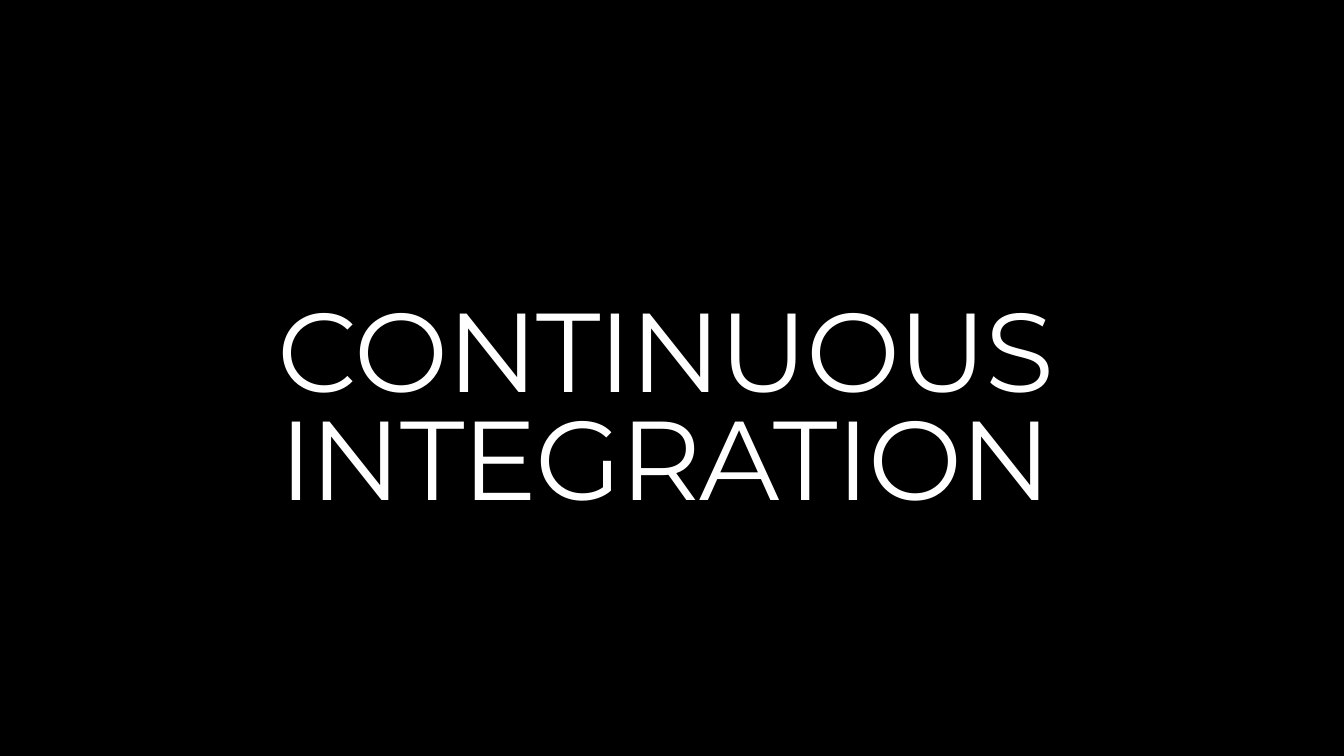
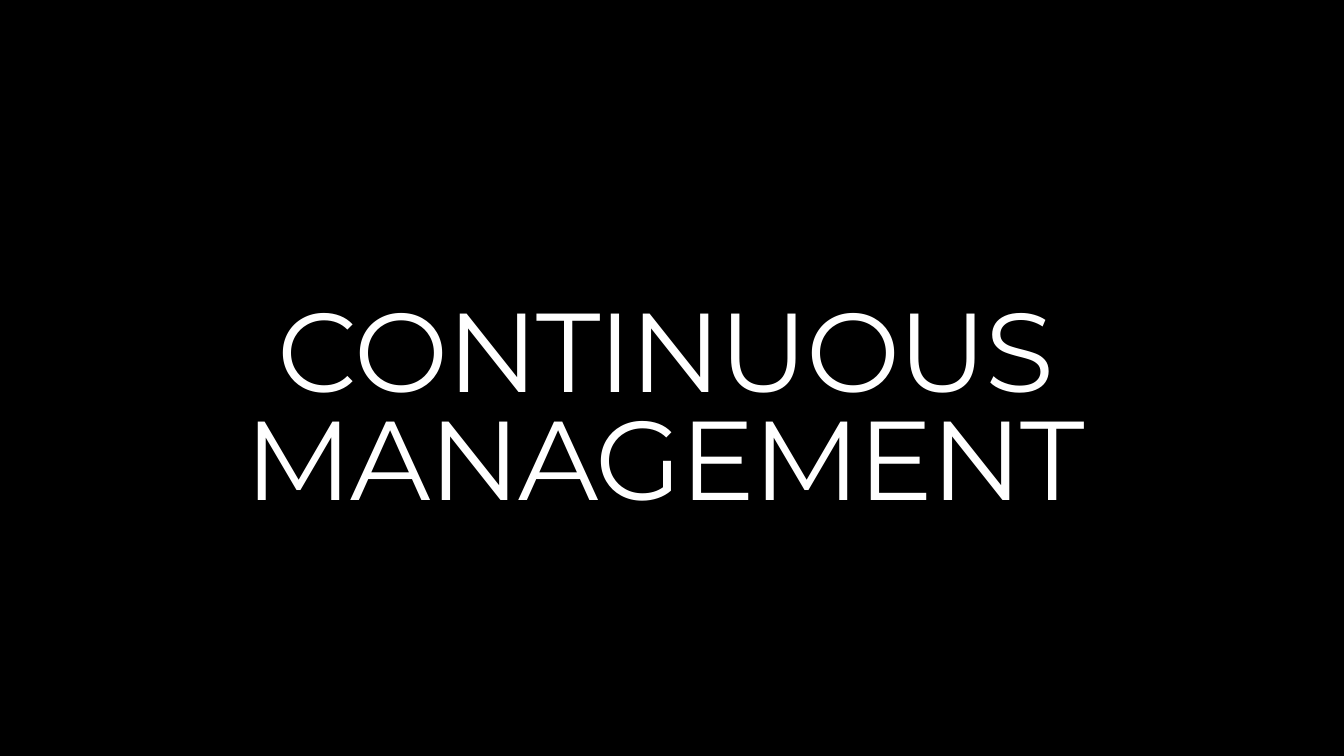
Before and after one commit to endless-upgrade/DevOpsHours, a slide deck: slide 4 of DEVOPS-4-TODO.pptx. Drawn at 1344x756 pixels with LibreOffice and Linux fonts; fonts in the diff are those of the drawing; background and template pictures are left out. Boxes give left, top, right and bottom in pixels: in the first picture for what was removed or moved away, otherwise in the second. Text is boxed around its words. In the diff, an @@ line names an element or a change of style, - is before the commit and + after.

```diff
--- a/DEVOPS-4-TODO.pptx
+++ b/DEVOPS-4-TODO.pptx
@@ title at (245,313,1085,501): text changed @@
-CONTINUOUS INTEGRATION
+CONTINUOUS MANAGEMENT
```
Also in this commit, not shown: 4 slides removed, 1 other file.
